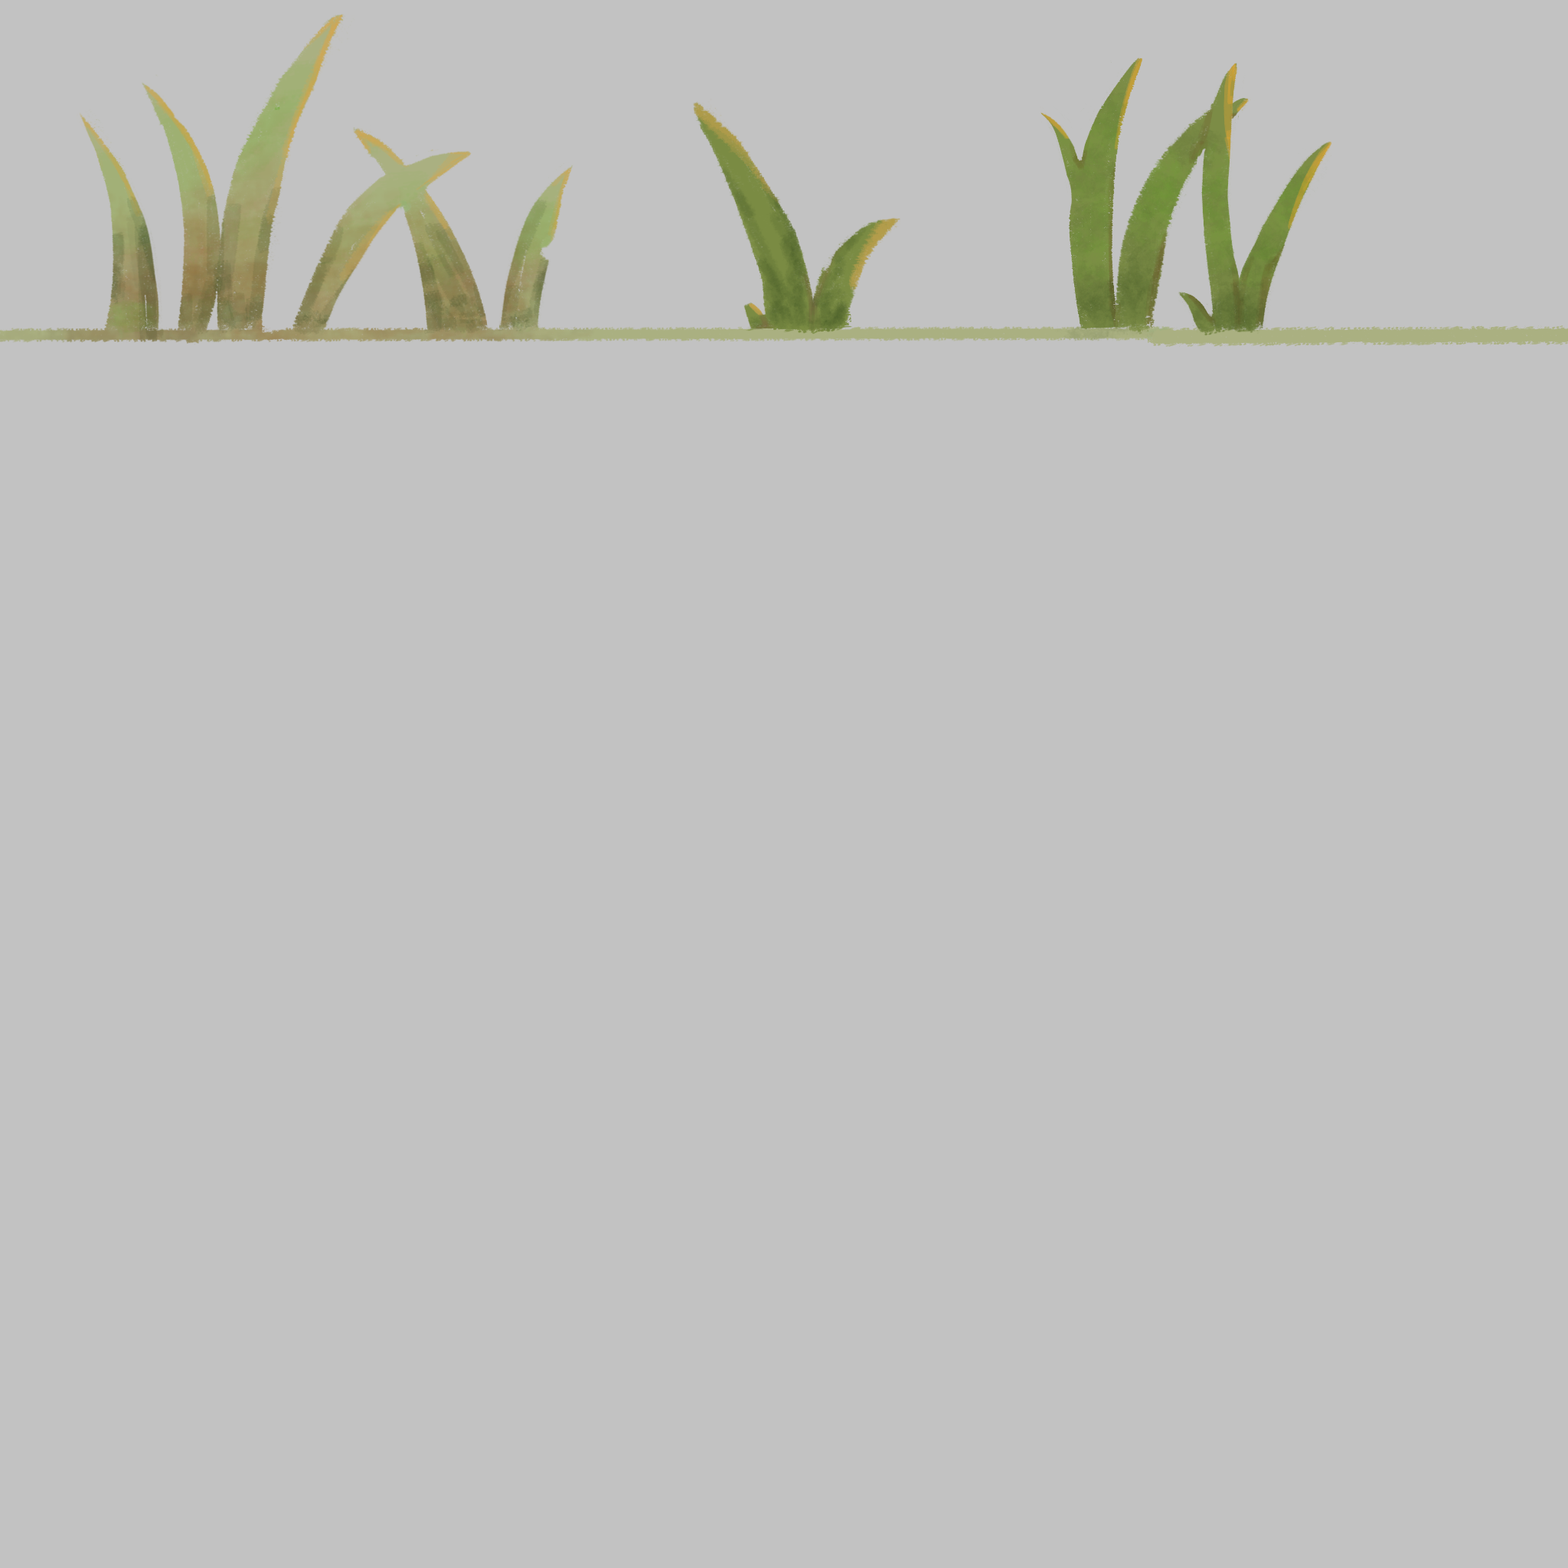
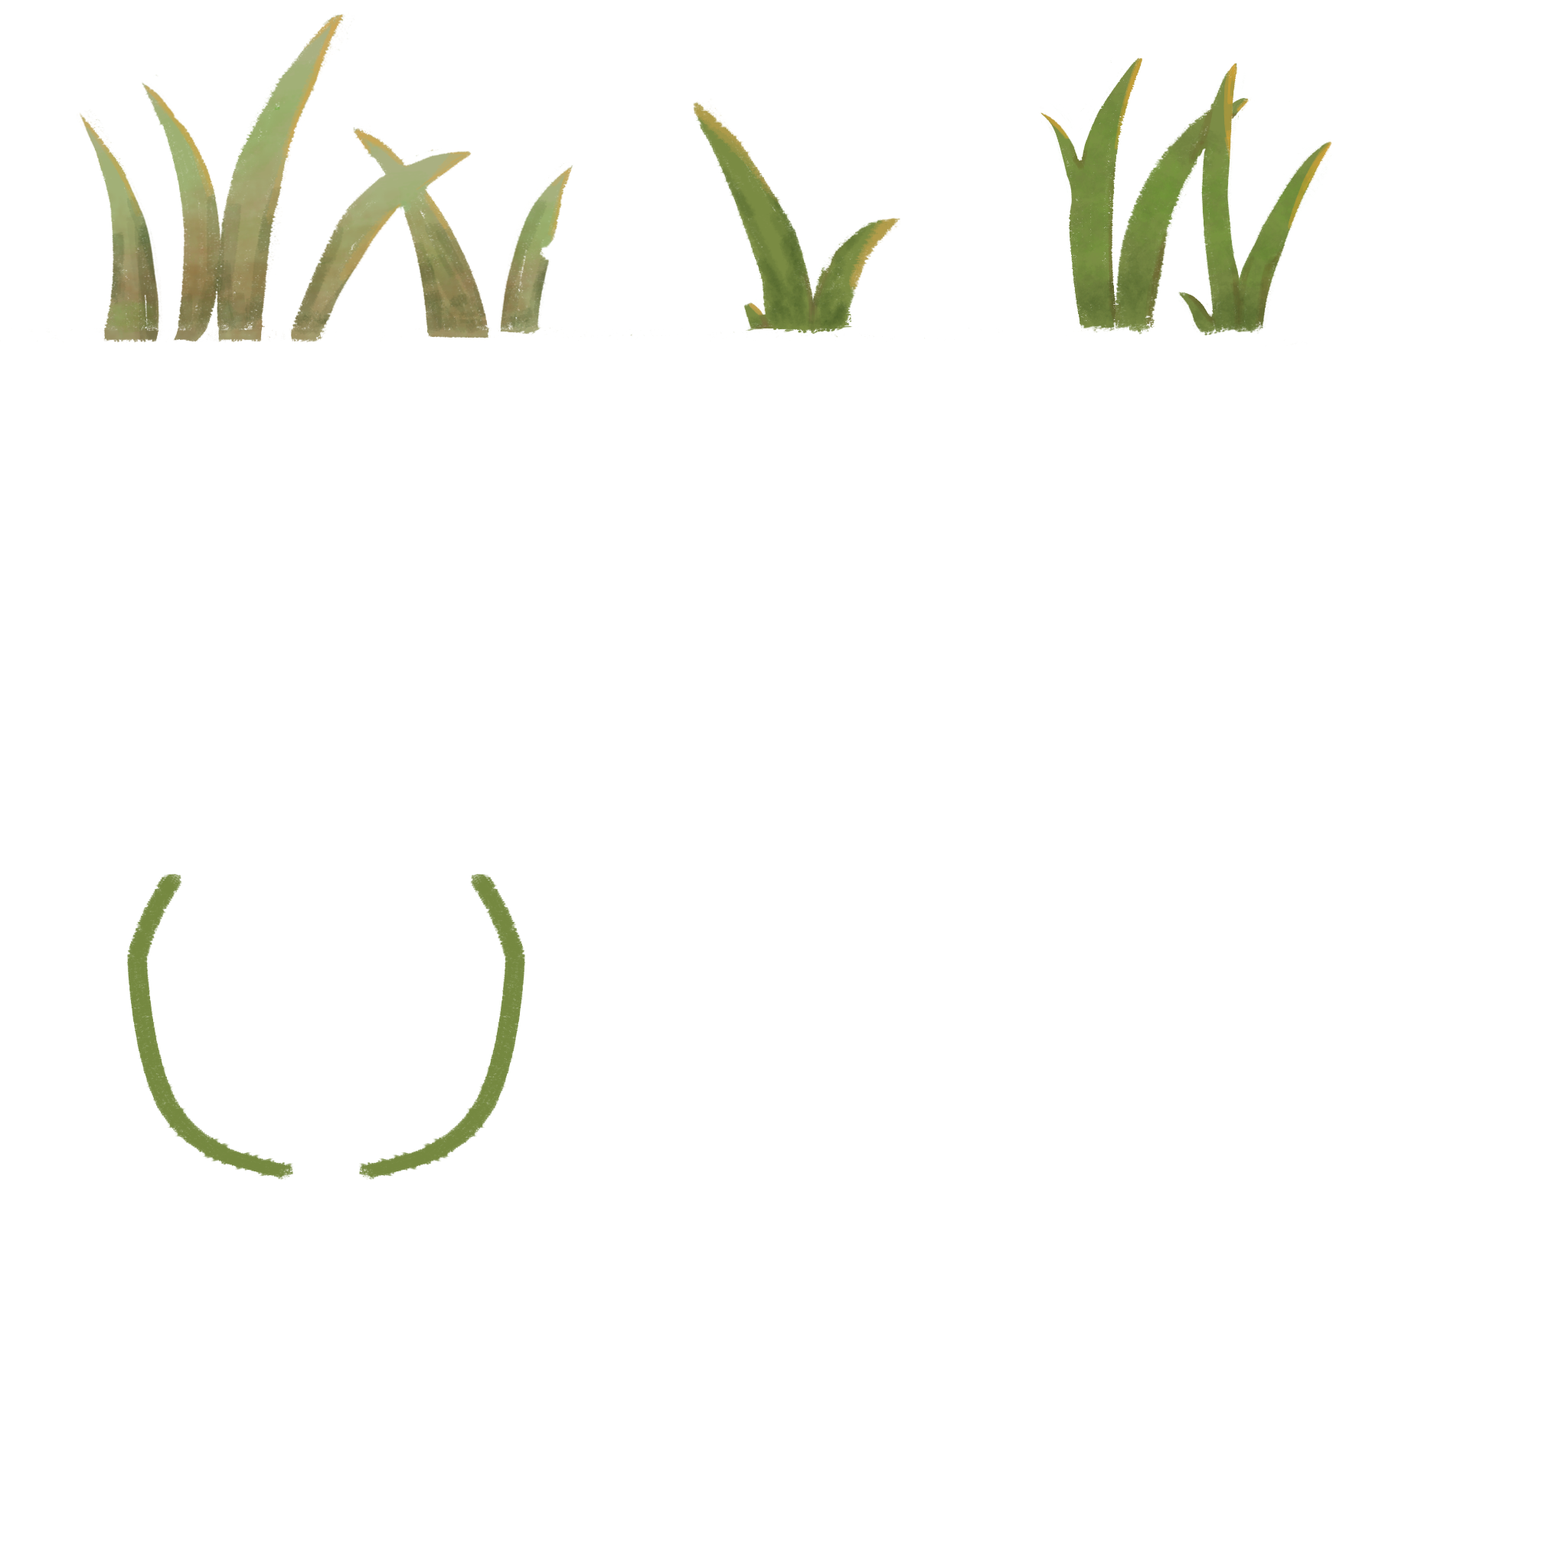
The second 1568x1568 image is a revision of the first. Changes to its layers:
moved "Pintar camada 1" above "Pintar camada 1 Mescladas", painted on it over [0,0,1568,1225]
renamed "Pintar camada 3" to "Pintar camada 1 Mescladas", painted on it over [0,0,1568,441]
removed layer "Pintar camada 2" over [637,49,980,343]
painted on "Plano de fundo" over [0,0,1568,1568]